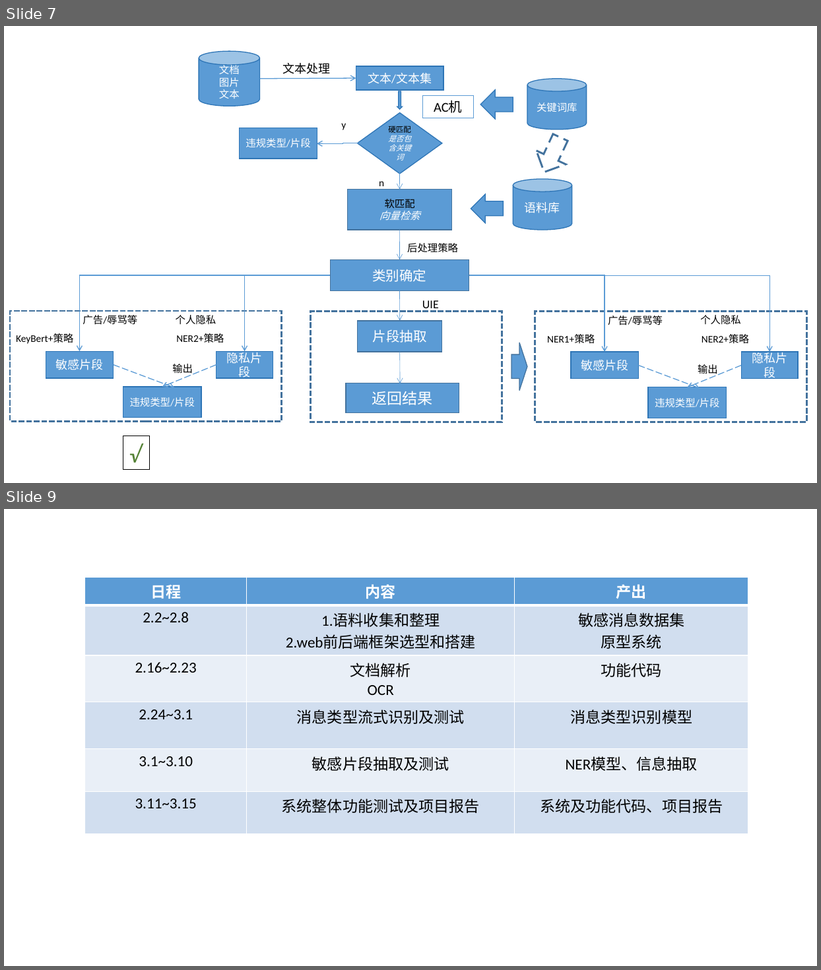
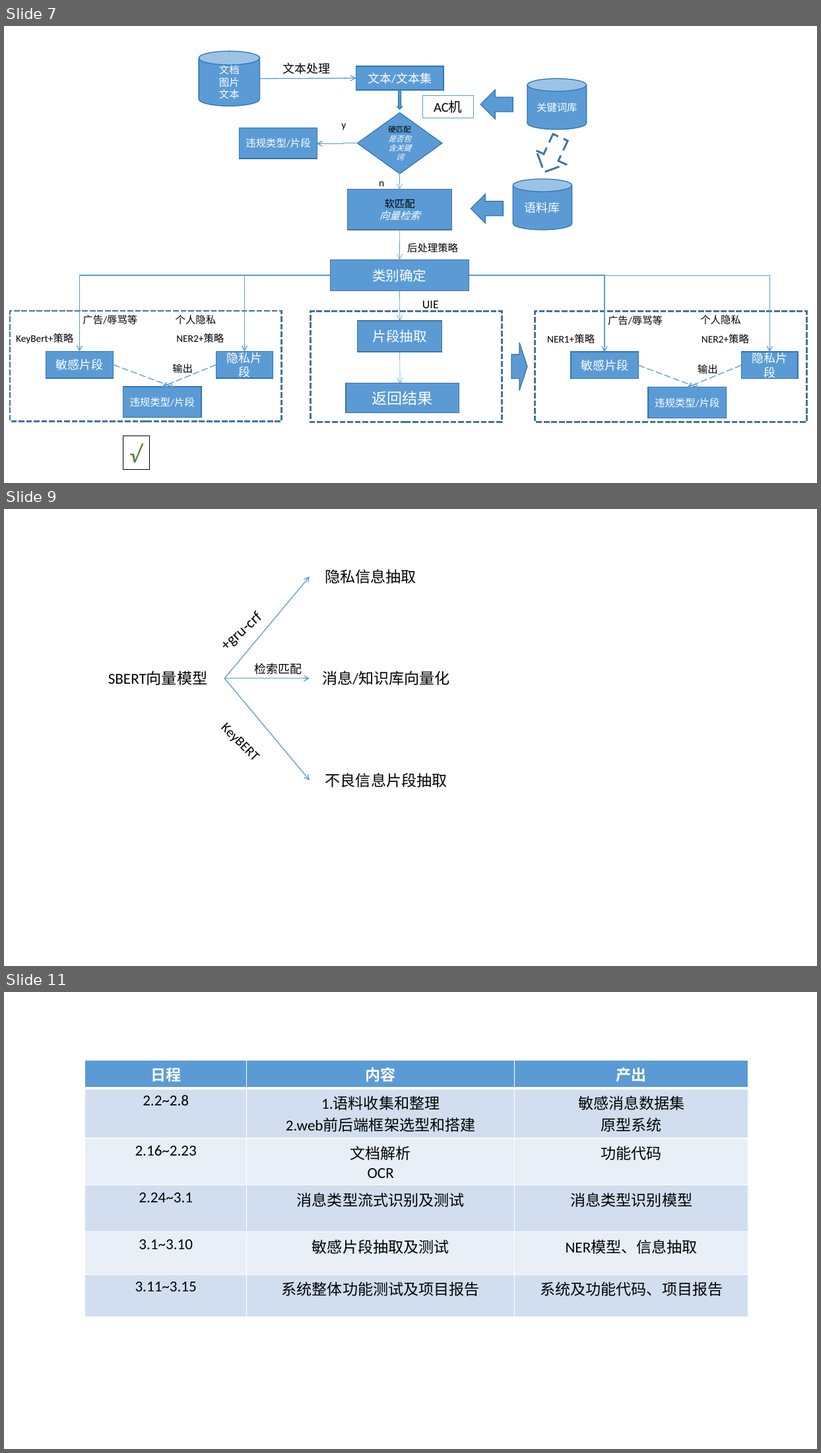
Before and after one commit to KATEhuang920909/qiji_compet, a slide deck: 流程图.pptx. Shown one above the other, each under a label of ours: slides 7 and 9 before the commit, slides 7, 9 and 11 after it; the slides between them are not shown. The pictures are 821x970 and 821x1453 pixels, drawn with LibreOffice and Linux fonts; fonts in the diff are those of the drawing. Boxes give left, top, right and bottom in pixels: in the first picture for what was removed or moved away, otherwise in the second. Text is boxed around its words. In the diff, an @@ line names an element or a change of style, - is before the commit and + after.

Commit message:
知识库清洗

```diff
--- a/流程图.pptx
+++ b/流程图.pptx
@@ slide 9 added at <box>4,509,817,966</box>, background #FFFFFF @@
@@ arrow added from (225, 679) to (310, 577), #5B9BD5 1 pt @@
@@ text added at <box>325,569,416,584</box>, 18 pt, text #000000 @@
+隐私信息抽取
@@ text added at <box>210,589,284,659</box>, 18 pt, text #000000 @@
++gru-crf
@@ text added at <box>254,663,302,675</box>, 14 pt, text #000000 @@
+检索匹配
@@ text added at <box>108,671,207,685</box>, 18 pt, text #000000 @@
+SBERT向量模型
@@ arrow added from (225, 679) to (310, 679), #5B9BD5 1 pt @@
@@ arrow added from (225, 679) to (310, 780), #5B9BD5 1 pt @@
@@ text added at <box>322,671,450,685</box>, 18 pt, text #000000 @@
+消息/知识库向量化
@@ text added at <box>212,713,283,785</box>, 16 pt, text #000000 @@
+KeyBERT
@@ text added at <box>325,773,448,788</box>, 18 pt, text #000000 @@
+不良信息片段抽取
@@ what was slide 9 is now slide 11 @@
```
Also in this commit, not shown: 2 slides changed, 2 other slides added, 1 slide removed, 9 other files.
